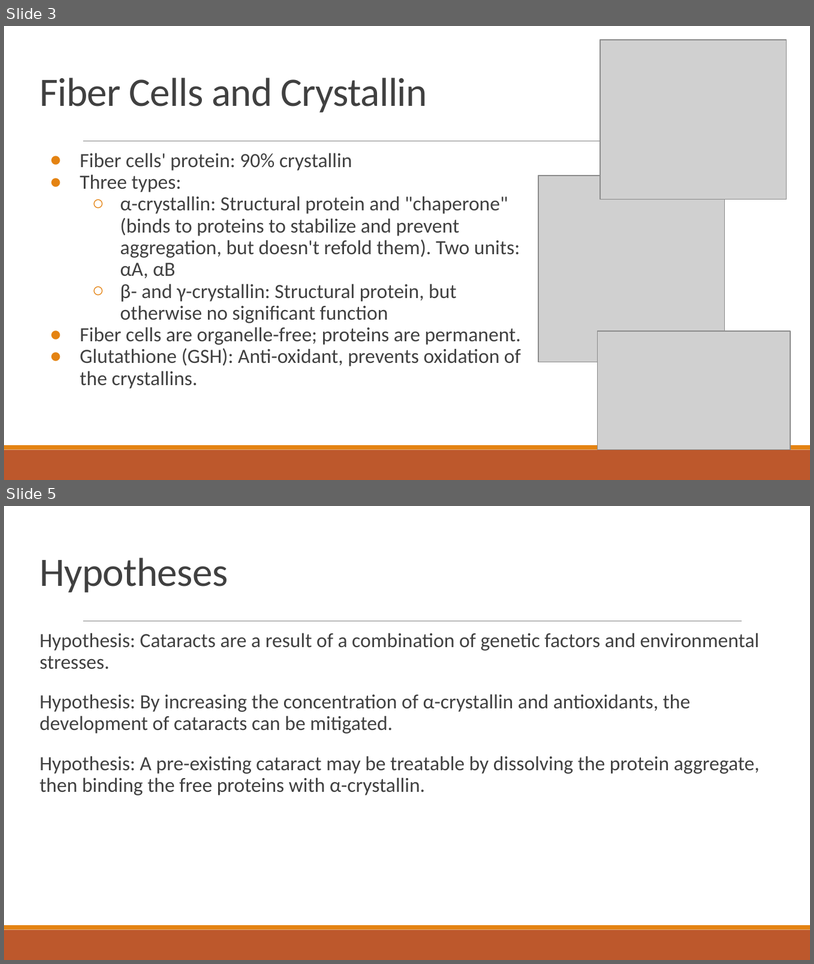
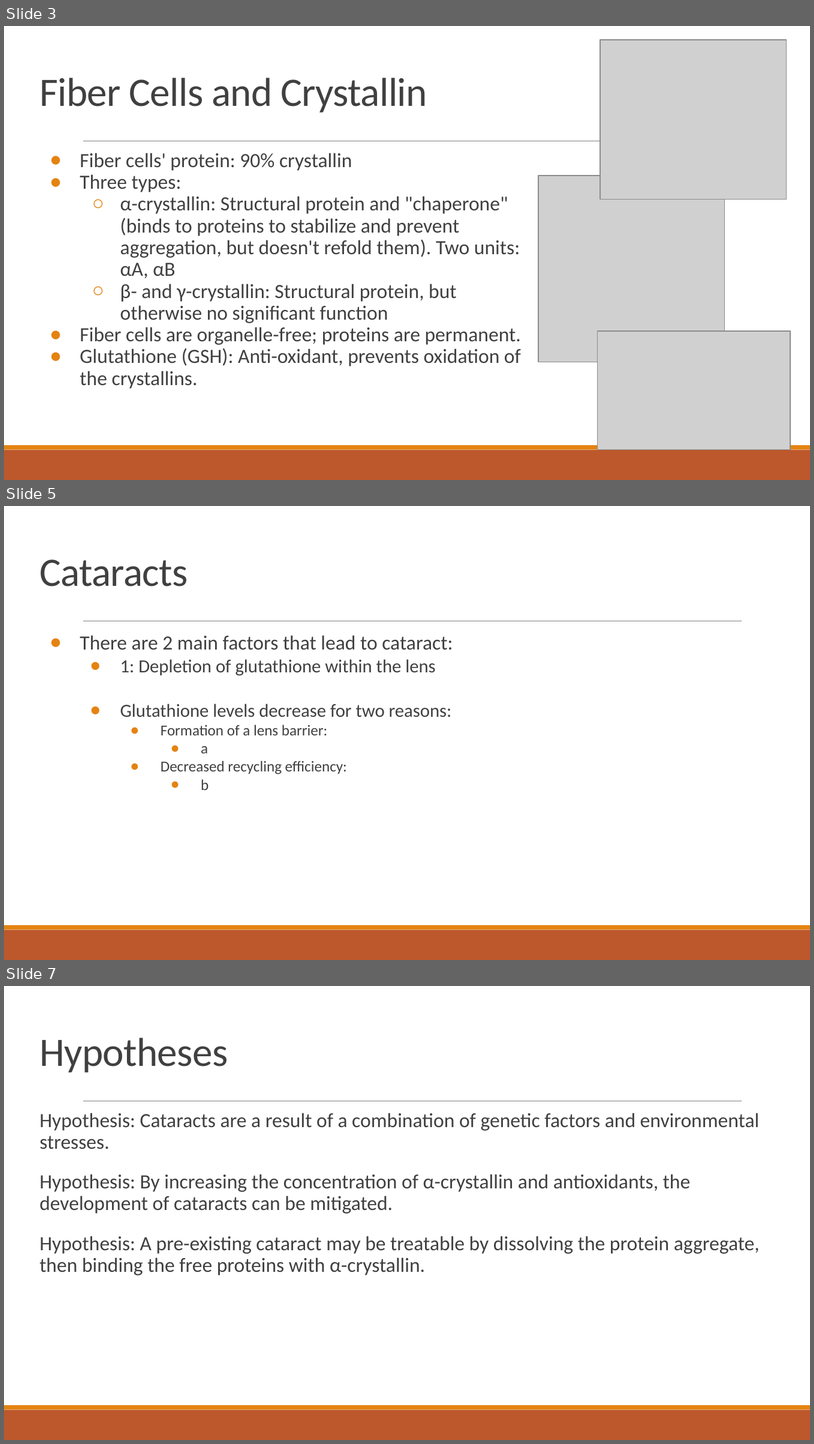
Before and after one commit to dyaom/REHS-2019, a slide deck: Cataract.pptx. Shown one above the other, each under a label of ours: slides 3 and 5 before the commit, slides 3, 5 and 7 after it; the slides between them are not shown. The pictures are 814x964 and 814x1444 pixels, drawn with LibreOffice and Linux fonts; fonts in the diff are those of the drawing; grey boxes stand for pictures. Boxes give left, top, right and bottom in pixels: in the first picture for what was removed or moved away, otherwise in the second. Text is boxed around its words. In the diff, an @@ line names an element or a change of style, - is before the commit and + after.

```diff
--- a/Cataract.pptx
+++ b/Cataract.pptx
@@ slide 5 added at (x1=4, y1=506, x2=810, y2=960), background #FFFFFF; not listed: 3 template elements that a slide beside it also shows @@
@@ title added at (x1=39, y1=559, x2=188, y2=586), 36 pt, text #404040 @@
+Cataracts
@@ text added at (x1=80, y1=635, x2=453, y2=790), 16.5 pt, text #404040 @@
+● There are 2 main factors that lead to cataract:
+  ● 1: Depletion of glutathione within the lens
+  ● Glutathione levels decrease for two reasons:
+    ● Formation of a lens barrier:
+      ● a
+    ● Decreased recycling efficiency:
+      ● b
@@ what was slide 5 is now slide 7 @@
```
Also in this commit, not shown: 1 slide changed, 1 other slide added, 1 other file.
